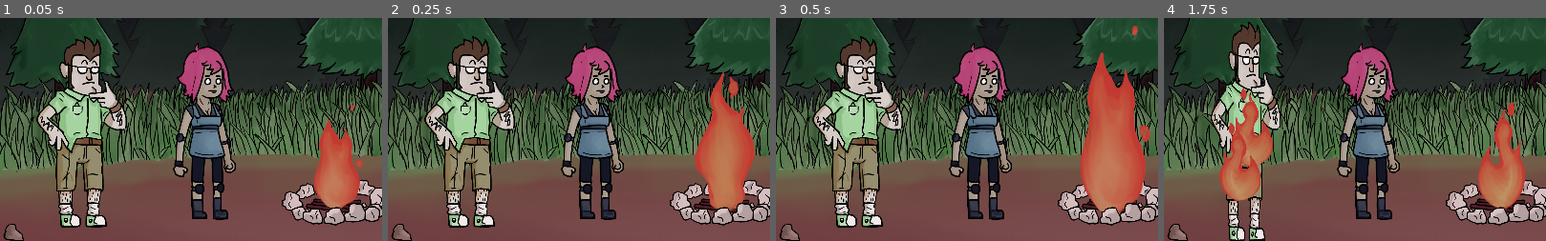
Above: before the commit, frames 1-4 (left to right).
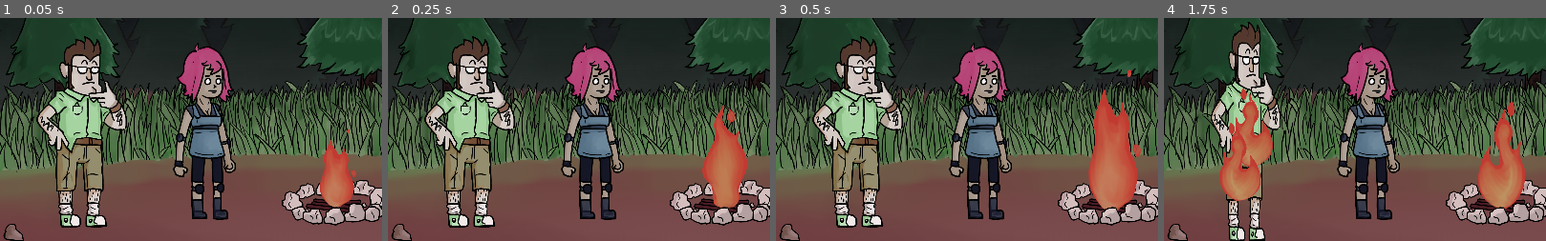
Above: after the commit, the same moments.

Repository: Hairic95/LD-46-project
Game: Godot game, scene res://Src/Scenes/GameScene.tscn
The game is run twice, just before and just after one commit, with the same random seed, the same clock (stepped at 60 frames per second) and the same inputs. This scene is started directly instead of the project's main scene.
Inputs (mouse positions are % of the whole screen's width and height, from its top left):
- Up to frame 1 (0.05 s): no input
- Up to frame 2 (0.25 s): no input
- Up to frame 3 (0.5 s): no input
- Up to frame 4 (1.75 s): drag from (13, 73) to (46, 77) at 0.52 s; drag from (29, 69) to (46, 77) at 1.27 s
The pictures show only the part of the screen within x 2-52%, y 47-97%; the shares and areas given below are measured in that part.

The runs differ from the first frame. In frame 1, 1.8% of the frame differs, in the area x 82-95%, y 38-86%; in frame 2, 3.1%; in frame 3, 4.6%, in the area x 79-98%, y 3-88%; in frame 4, nothing differs.

Commit message:
Campfire HP
Lowered campfire starting HP from 4 to 3.

Diff:
--- a/Src/Entities/Campfire.gd
+++ b/Src/Entities/Campfire.gd
@@ -29,7 +29,7 @@
 func _ready():
 	$FIRE/Sprite/Anim.play("Fire")
 	GLOBALS.connect("update_fire", self, "do_update_fire")
-	update_fire(4)
+	update_fire(3)
 
 func do_update_fire(amount):
 	update_fire(fire_hp + amount)
